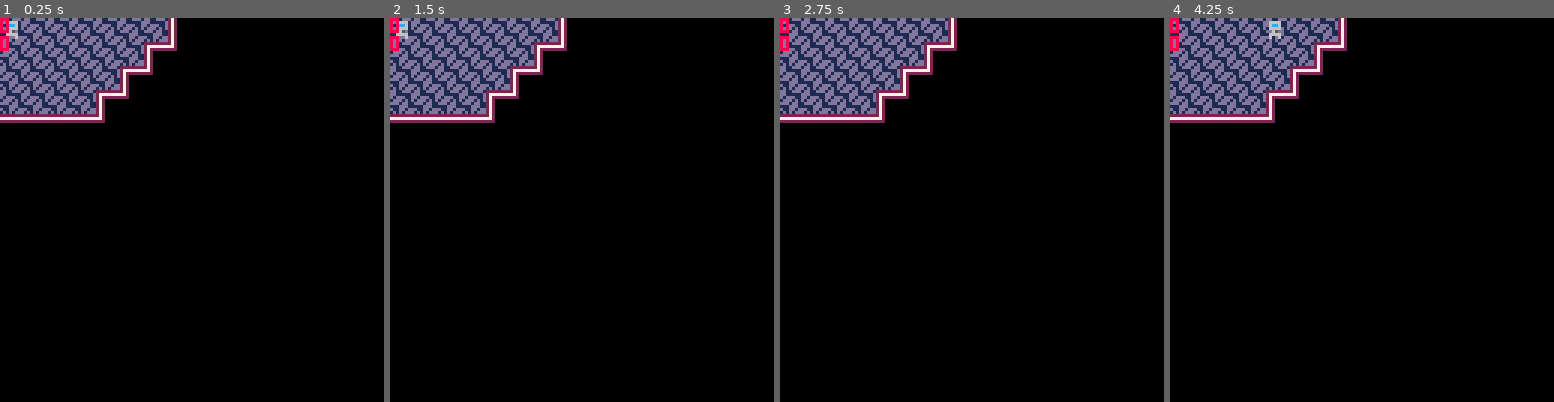
Above: before the commit, frames 1-4 (left to right).
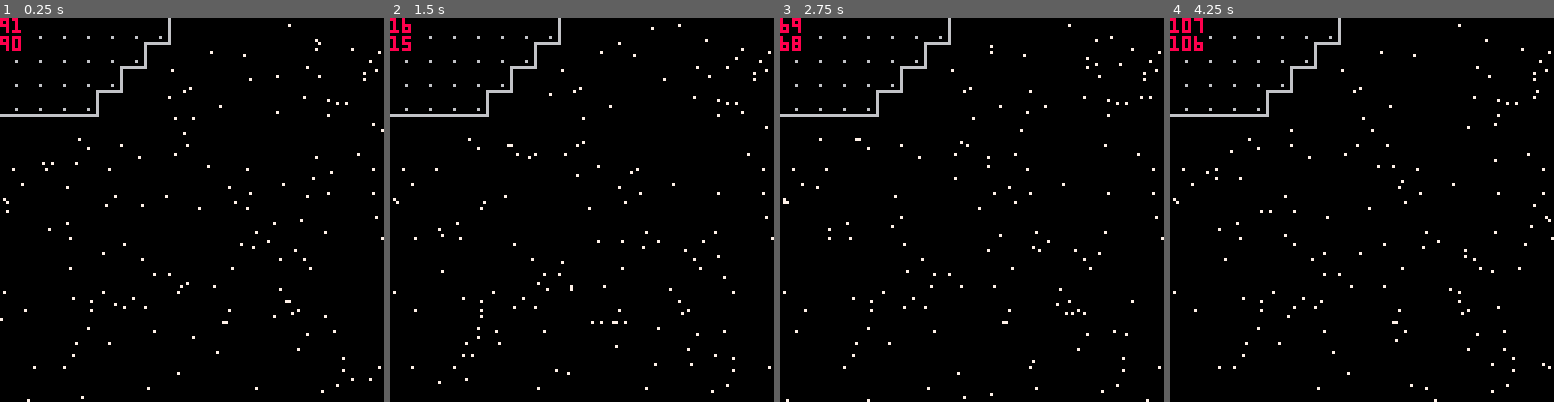
Above: after the commit, the same moments.

Repository: camerondugan/Pico8-Cartridges
Game: PICO-8 cartridge mygames/space.p8
Two runs of this game, one before a commit and one after it. Both use one fixed random seed, a clock stepped at 60 frames per second and the inputs below.
Inputs:
- Up to frame 1 (0.25 s): no input
- Up to frame 2 (1.5 s): no input
- Up to frame 3 (2.75 s): hold Right 1.6-2.1 s; hold Up 2.15-2.42 s; hold Right from 2.47 s (still down)
- Up to frame 4 (4.25 s): release Right at 3.03 s; hold Left 3.08-3.58 s; hold Down 3.63-3.97 s; hold Right from 4.02 s (still down)

The runs differ from the first frame. In frame 1, 11% of the frame differs, in the area x 0-100%, y 0-100%; in frame 2, 11%, in the area x 0-100%, y 0-98%; in frame 3, 11%; in frame 4, 11%.

Commit message:
stars now move a bit

Diff:
--- a/mygames/space.p8
+++ b/mygames/space.p8
@@ -27,14 +27,17 @@
 	--key repeat delay
 	poke(0x5f5c, input_delay)
 	poke(0x5f5d, input_delay)
+	--disable black transparency
+	palt(0,false)
 end
 
 
 function _draw()
 	cls()
+	★_bg()
 	map()
 	--player
-	d_player()
+	--d_player()
 	if (debug) then
 		for i in all(debug_vars) do
 			print(i,8)
@@ -54,10 +57,8 @@
 	if (btnp(1)) x+=1
 	if (btnp(2)) y-=1
 	if (btnp(3)) y+=1
-	add(debug_vars,x)
-	add(debug_vars,y)
 	if (abs(x)>0 or abs(y)>0) then
-		if (#input_buffer <= 2) then
+		if (#input_buffer < 2) then
 			add(input_buffer,{x=x,y=y})
 		end
 	end
@@ -75,7 +76,7 @@
 			--movement
 	p_move(x,y)
 	--update player sprite offset
-	o=animate_movement(x,y,pdx,pdy)
+	o=slerp_movement(x,y,pdx,pdy)
 	pxo=o.x
 	pyo=o.y
 end
@@ -109,7 +110,7 @@
 end
 
 --generate offset
-function animate_movement(x,y,dx,dy)
+function slerp_movement(x,y,dx,dy)
 	local xo,yo = 0,0
 	if (not p_can_move) then
 		local dt = t()-p_move_started
@@ -128,8 +129,63 @@
 function get_frame(arr,speed)
 	return arr[flr(t()*speed%#arr)+1]
 end
-
-
+-->8
+--particle fx
+★_l1={} --stars layer 1
+★_l2={} --stars layer 2
+n★_l1=50 --num of stars l1
+n★_l2=120 --num of stars l2
+--★ offset
+★l1o={x=-1,y=-1}
+★l2o={x=-1/2,y=-1/2}
+
+
+function ★_bg()
+	if (#★_l1==0 and #★_l2==0) then
+		init_★()
+	end
+	draw_★(★_l1)
+	draw_★(★_l2)
+	update_★_pos()
+end
+
+function init_★()
+	★_l1={}
+	★_l2={}
+	★_l1=generate_★s(★_l1,n★_l1)
+	★_l2=generate_★s(★_l2,n★_l2)
+end
+
+function generate_★s(arr,num)
+	local x,y,n = 0,0,0
+	while n<num do--screen height
+		x=flr(rnd(128))
+		y=(y+flr(rnd(100)))%128
+		add(arr,{x=x,y=y})
+		n+=1
+	end
+	return arr
+end
+
+function draw_★(arr,o)
+	for coord in all(arr) do
+		pset(coord.x,
+							coord.y,7)
+	end
+end
+
+function update_★_pos()
+	add(debug_vars,★_l1[1].x)
+	for i=1,#★_l1 do
+		★_l1[i]=move_★(★_l1[i],★l1o)
+	end
+	add(debug_vars,★_l1[1].x)
+end
+
+function move_★(arr1,arr2)
+	return {x=(arr1.x+arr2.x)%128,
+									y=(arr1.y+arr2.y)%128}
+end
 
 
 
Not shown, changed: 19 lines of the sprite sheet (__gfx__) section of mygames/space.p8
Not shown, removed: mygames/things.p8.png
